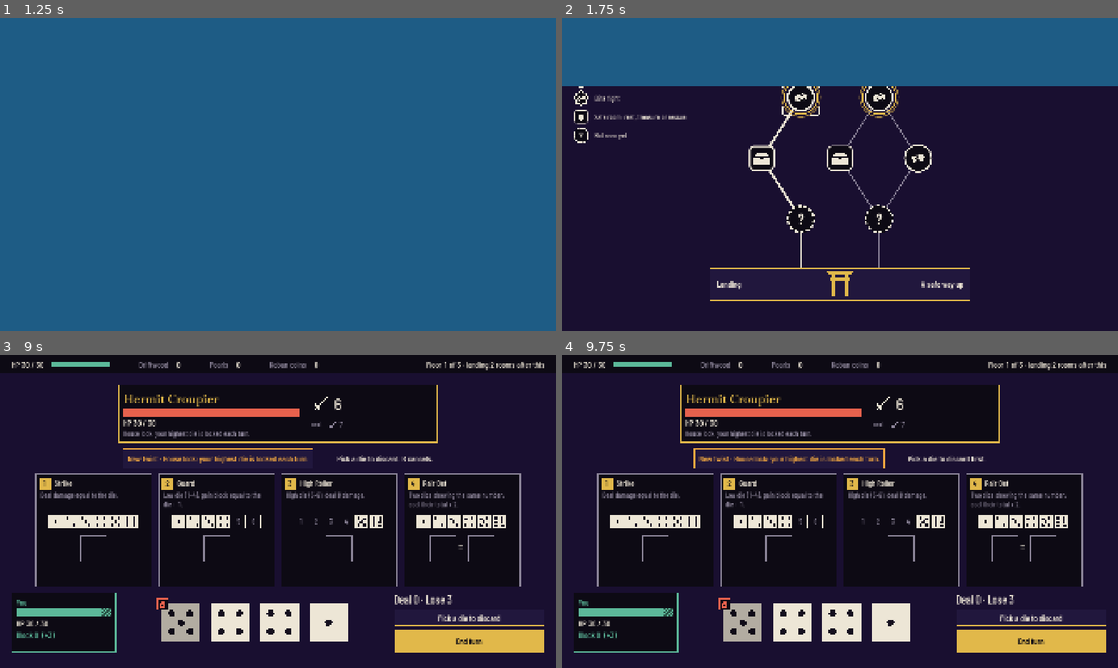
Above: before the commit, frames 1-4 (two rows, left to right).
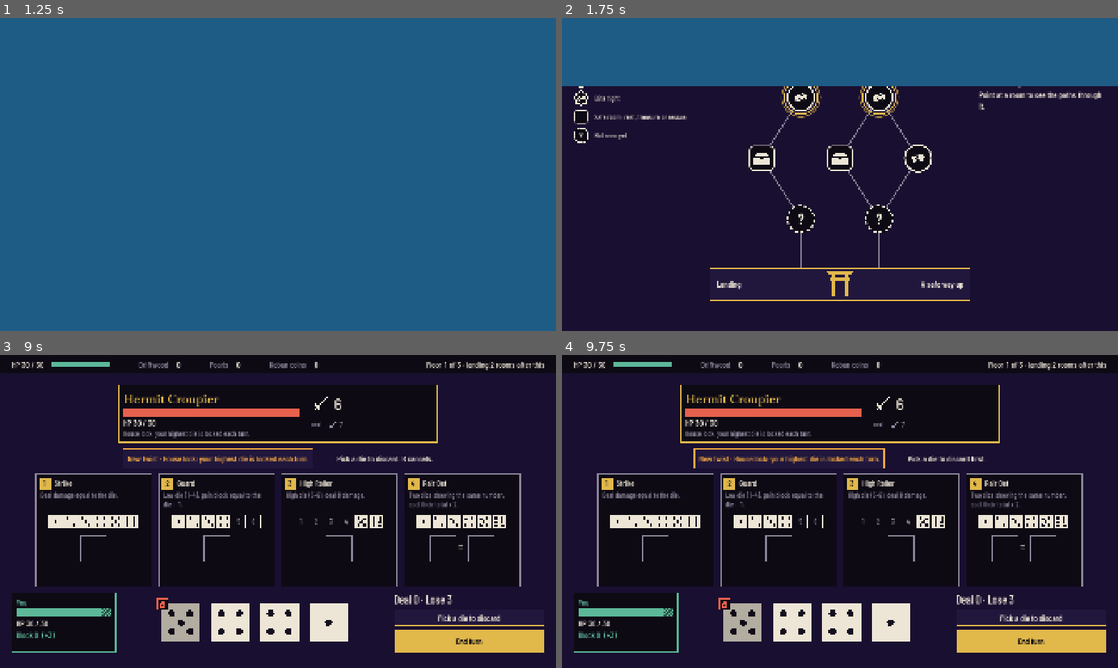
Above: after the commit, the same moments.

Repository: vantaloomin/saikoro-bay
Game: Godot game, scene res://game/boot/boot.tscn
Same seed, same stepped clock (60 frames per second), same inputs: the game is played once before the commit and once after it.
Inputs (mouse positions are in pixels of both pictures, inside the frame that each line leads up to):
- Up to frame 1 (1.25 s): click "Go down" at 0.5 s
- Up to frame 2 (1.75 s): click "Go down" at 1.25 s
- Up to frame 3 (9 s): tap Enter (ui_accept) at 2 s; drag from (239, 433) to (333, 442) at 2.02 s; click (94, 530) at 2.77 s; click (216, 530) at 3.52 s; click (339, 530) at 4.27 s; click (461, 530) at 5.02 s; click (183, 621) at 5.77 s; click (227, 621) at 6.52 s; click (278, 621) at 7.27 s; click (328, 621) at 8.02 s; click "Reroll (1 left)" at 8.75 s
- Up to frame 4 (9.75 s): click "Pick a die to discard" at 9.5 s

Frame 1 is identical in both runs. In frame 2, 0.6% of the frame differs, in the area x 3-97%, y 21-80%; in frame 3, less than 0.1%; in frame 4, nothing differs.

Commit message:
Map screen: Mara's review
Room results read as past events under 'Since your last stop' and show at
the next stop, the landing included, so a rest's heal can't read as a
preview. Hovering a room names the safest and riskiest paths through it
instead of ranges, and the map opens with focus on where you stand, so no
path is lit before you look. Lit paths glow; gold stays the walked path.
Rooms seen only through Foresight carry the giver's face chip. Surfacing
now shows what it leaves behind, the peek labels its rows, and the legend
shows the safe-room outline on its own.

Diff:
--- a/game/delve/delve.gd
+++ b/game/delve/delve.gd
@@ -77,6 +77,8 @@
 			DelveRun.Step.LANDING:
 				_show(_landing)
 				_landing.show_view(RunView.new(run))
+				_landing.show_notes(_notes)
+				_notes.clear()
 				return
 			DelveRun.Step.VAULT:
 				if run.vault == null:
@@ -120,17 +122,20 @@
 	var played: DiceRoom = run.room
 	RoomBot.new().play_room(played)
 	var gave: PackedStringArray = []
+	var found: PackedStringArray = []
 	for id: String in played.payout:
-		gave.append("+%d %s" % [played.payout[id], Game.data.row("resources", id)["name"]])
+		found.append("%d %s" % [played.payout[id], Game.data.row("resources", id)["name"]])
+	if not found.is_empty():
+		gave.append("found " + ", ".join(found))
 	var before: int = run.hp
 	if played.hp > before:
-		gave.append("+%d HP" % (played.hp - before))
+		gave.append("healed %d HP" % (played.hp - before))
 	elif played.hp < before:
-		gave.append("-%d HP" % (before - played.hp))
+		gave.append("lost %d HP to the tide" % (before - played.hp))
 	if played.room_id == DelveMap.RESCUE:
-		gave.append("the cage opened" if played.succeeded else "still caged: you'll find them again")
+		gave.append("the cage opened" if played.succeeded else "they're still caged; you'll find them again")
 	var room_name: String = Game.data.row("rooms", played.room_id)["name"]
-	_notes.append("%s: %s" % [room_name, ", ".join(gave) if not gave.is_empty() else "nothing"])
+	_notes.append("%s: %s" % [room_name, ", ".join(gave) if not gave.is_empty() else "nothing this time"])
 	PlaytestLog.log_event("room_played", {"room": played.room_id, "floor": run.floor_index, "row": run.row,
 		"payout": played.payout, "hp": played.hp, "opened": played.succeeded})
 
--- a/game/delve/map/landing_panel.gd
+++ b/game/delve/map/landing_panel.gd
@@ -29,6 +29,7 @@
 var _surface: Button
 var _deeper: Button
 var _hint: Label
+var _notes: Label
 
 
 ## A row of peeked rooms, drawn with the map's shapes.
@@ -64,16 +65,26 @@
 	_clear(_keep)
 	_clear(_risk)
 	_clear(_below)
-	_keep.add_child(_heading("Keep everything"))
+	_keep.add_child(_heading("Back to town with everything"))
 	for line: String in keep_lines(haul):
+		_keep.add_child(BoardStyle.label(line, BoardStyle.BODY))
+	_keep.add_child(_heading("You leave behind"))
+	for line: String in left_behind_lines(view.peek()):
 		_keep.add_child(BoardStyle.label(line, BoardStyle.BODY))
 	_risk.add_child(_heading("If you wash up, you keep"))
 	for line: String in risk_lines(haul):
 		_risk.add_child(BoardStyle.label(line, BoardStyle.BODY))
 	var peek: Dictionary = view.peek()
 	_below.add_child(_heading(below_text(peek)))
-	for row_types: Array in peek.get("rows", []) as Array:
-		_below.add_child(PeekRow.new(row_types))
+	var peek_rows: Array = peek.get("rows", []) as Array
+	for i: int in peek_rows.size():
+		var line: HBoxContainer = HBoxContainer.new()
+		line.add_theme_constant_override("separation", 16)
+		var row_label: Label = BoardStyle.label("Row %d" % (i + 1), BoardStyle.SMALL, BoardStyle.DIM)
+		row_label.custom_minimum_size = Vector2(70, 0)
+		line.add_child(row_label)
+		line.add_child(PeekRow.new(peek_rows[i] as Array))
+		_below.add_child(line)
 	var source: String = view.foresight_source()
 	if not source.is_empty():
 		var badge: HBoxContainer = HBoxContainer.new()
@@ -102,6 +113,30 @@
 	if lines.is_empty():
 		lines.append("Nothing yet")
 	return lines
+
+
+## The Surface side's cost: what's below that you won't reach this delve
+## (Mara, #29), so the safe choice has weight too.
+func left_behind_lines(peek: Dictionary) -> PackedStringArray:
+	var lines: PackedStringArray = []
+	var prize: Dictionary = peek.get("prize", {}) as Dictionary
+	if prize.has("rescue"):
+		lines.append("The caged %s waits for another delve" % _role(str(prize["rescue"])).to_lower())
+	if prize.has("vault"):
+		var vault_prize: Dictionary = prize["vault"] as Dictionary
+		if vault_prize.has("landmark"):
+			lines.append("Koban keeps the %s for now" % data.row("landmarks", str(vault_prize["landmark"]))["name"])
+		else:
+			lines.append("Koban keeps her vault for now")
+	if not peek.is_empty():
+		var floors_left: int = int(peek["floor"])
+		lines.append("Floor %d's loot" % (floors_left + 1))
+	return lines
+
+
+## What the rooms since the last stop gave, under the title.
+func show_notes(lines: PackedStringArray) -> void:
+	_notes.text = "" if lines.is_empty() else "Since your last stop: " + " · ".join(lines)
 
 
 ## The Deeper side: what a wash-up leaves you (Haul.halved), and who goes
@@ -244,6 +279,11 @@
 	add_child(_deeper)
 	_surface.focus_neighbor_right = _surface.get_path_to(_deeper)
 	_deeper.focus_neighbor_left = _deeper.get_path_to(_surface)
+	_notes = BoardStyle.label("", BoardStyle.SMALL, BoardStyle.DIM)
+	_notes.horizontal_alignment = HORIZONTAL_ALIGNMENT_CENTER
+	_notes.position = Vector2(0, 296)
+	_notes.size = Vector2(1920, 30)
+	add_child(_notes)
 	_hint = BoardStyle.label("", BoardStyle.BODY, BoardStyle.DIM)
 	_hint.horizontal_alignment = HORIZONTAL_ALIGNMENT_CENTER
 	_hint.position = Vector2(0, 790)
--- a/game/delve/map/map_node.gd
+++ b/game/delve/map/map_node.gd
@@ -49,11 +49,25 @@
 	type = new_type
 	state = new_state
 	# Every room you might still walk through can take focus, so a
-	# controller can read the paths too; rooms behind you can't.
-	focus_mode = Control.FOCUS_ALL if state in ["next", "open"] else Control.FOCUS_NONE
+	# controller can read the paths too, and so can the room you're at
+	# (where focus starts); other rooms behind you can't.
+	focus_mode = Control.FOCUS_ALL if state in ["next", "open", "current"] else Control.FOCUS_NONE
 	mouse_default_cursor_shape = Control.CURSOR_POINTING_HAND if state == "next" else Control.CURSOR_ARROW
 	tooltip_text = ""
 	queue_redraw()
+
+
+## Marks a room you see only thanks to Foresight with its giver's face
+## chip (KP-2).
+func set_foresight(villager_id: String, role: String) -> void:
+	var chip: FaceChip = FaceChip.new()
+	chip.villager_id = villager_id
+	chip.role = role
+	chip.custom_minimum_size = Vector2(34, 34)
+	chip.size = Vector2(34, 34)
+	chip.position = Vector2(SIZE - 22, -12)
+	chip.tooltip_text = "Seen with Foresight · %s" % role
+	add_child(chip)
 
 
 func _gui_input(event: InputEvent) -> void:
--- a/game/delve/map/map_paths.gd
+++ b/game/delve/map/map_paths.gd
@@ -73,11 +73,49 @@
 					n += 1
 			low = mini(low, n)
 			high = maxi(high, n)
-		if high == 0:
+		if high == 0 and not (kind[0] == DelveMap.FIGHT and paths.size() == 1):
 			continue
 		var count: String = str(high) if low == high else "%d-%d" % [low, high]
 		parts.append("%s %s" % [count, kind[1] if high == 1 else kind[2]])
 	return " · ".join(parts)
+
+
+## For the hover when paths through a room differ (Mara, #29): the safest
+## and the riskiest of them, as {"safest": summary, "riskiest": summary},
+## or {"only": summary} when every path holds the same rooms. Safest has
+## the fewest fights (an elite counts as two), then the most rests;
+## riskiest the most fights. Unseen rooms count as neither.
+static func extremes(rows: Array, paths: Array[Array]) -> Dictionary:
+	if paths.is_empty():
+		return {}
+	var safest: Array = paths[0]
+	var riskiest: Array = paths[0]
+	var distinct: Dictionary = {}
+	for p: Array in paths:
+		var single: Array[Array] = [p]
+		distinct[summary(rows, single)] = true
+		if _risk(rows, p) < _risk(rows, safest) or (_risk(rows, p) == _risk(rows, safest) and _count(rows, p, DelveMap.REST) > _count(rows, safest, DelveMap.REST)):
+			safest = p
+		if _risk(rows, p) > _risk(rows, riskiest):
+			riskiest = p
+	var safe_only: Array[Array] = [safest]
+	if distinct.size() == 1:
+		return {"only": summary(rows, safe_only)}
+	var risky_only: Array[Array] = [riskiest]
+	return {"safest": summary(rows, safe_only), "riskiest": summary(rows, risky_only)}
+
+
+## Fights on a path, an elite counting as two.
+static func _risk(rows: Array, p: Array) -> int:
+	return _count(rows, p, DelveMap.FIGHT) + 2 * _count(rows, p, DelveMap.ELITE)
+
+
+static func _count(rows: Array, p: Array, type: String) -> int:
+	var n: int = 0
+	for cell: Vector2i in p:
+		if (rows[cell.x] as Array)[cell.y]["type"] == type:
+			n += 1
+	return n
 
 
 static func _walk(rows: Array, cell: Vector2i, so_far: Array, out: Array[Array]) -> void:
--- a/game/delve/map/map_view.gd
+++ b/game/delve/map/map_view.gd
@@ -40,7 +40,12 @@
 		var font: Font = get_theme_default_font()
 		for i: int in LEGEND.size():
 			var y: float = i * 64.0
-			MapGlyphs.draw_room(self, Rect2(0, y, 52, 52), LEGEND[i][0] as String, BoardStyle.INK, 3.0)
+			var rect: Rect2 = Rect2(0, y, 52, 52)
+			if LEGEND[i][0] == DelveMap.REST:
+				# The category only: a plain rounded square.
+				MapGlyphs.draw_outline(self, rect, DelveMap.REST, BoardStyle.INK, 3.0)
+			else:
+				MapGlyphs.draw_room(self, rect, LEGEND[i][0] as String, BoardStyle.INK, 3.0)
 			draw_string(font, Vector2(72, y + 36), LEGEND[i][1] as String, HORIZONTAL_ALIGNMENT_LEFT, -1, BoardStyle.SMALL, BoardStyle.INK)
 
 
@@ -58,6 +63,7 @@
 var _prize: String = ""
 
 var _title: Label
+var _entrance: Control
 var _room_name: Label
 var _summary: Label
 var _notes: Label
@@ -93,22 +99,29 @@
 			var cell: Vector2i = Vector2i(r, room["col"] as int)
 			var n: MapNode = MapNode.new()
 			n.set_room(cell, room["type"] as String, room["state"] as String)
+			if room.get("foresight", false) and not view.foresight_source().is_empty():
+				var source: String = view.foresight_source()
+				n.set_foresight(source, str(data.row("villagers", source)["role"]) if data.has_row("villagers", source) else source)
 			n.position = node_center(cell) - n.size / 2.0
 			n.picked.connect(_on_picked)
 			n.hovered.connect(_on_hovered)
 			_canvas.add_child(n)
 			_nodes[cell] = n
 	_guard_until = Time.get_ticks_msec() + GUARD_MS
-	var first: MapNode = _first_next()
-	if first != null:
-		first.grab_focus()
+	# Focus starts where you stand (the way in, or your room), so no path
+	# is lit before the player looks (Mara, #29).
+	var here: MapNode = _current()
+	if here != null:
+		here.grab_focus()
+	else:
+		_entrance.grab_focus()
 	_canvas.queue_redraw()
 
 
 ## What the rooms played since the last stop gave (the bot plays those
 ## rooms until their boards exist).
 func show_notes(lines: PackedStringArray) -> void:
-	_notes.text = "\n".join(lines)
+	_notes.text = "Since your last stop\n" + "\n".join(lines)
 	_notes.visible = not lines.is_empty()
 
 
@@ -119,13 +132,17 @@
 	return Vector2(x, ROW_Y0 + cell.x * ROW_GAP)
 
 
-func _first_next() -> MapNode:
+## The last room you walked into on this floor, or null at its start.
+func _current() -> MapNode:
+	var found: MapNode = null
 	var keys: Array = _nodes.keys()
 	keys.sort()
 	for cell: Vector2i in keys:
-		if _nodes[cell].state == "next":
-			return _nodes[cell]
-	return null
+		if _nodes[cell].state in ["visited", "current"]:
+			found = _nodes[cell]
+	if found != null:
+		found.focus_mode = Control.FOCUS_ALL
+	return found
 
 
 func _process(delta: float) -> void:
@@ -157,9 +174,9 @@
 func _set_lit(cell: Vector2i) -> void:
 	_lit_cells = {}
 	_lit_links = {}
-	if cell.x < 0 or not _nodes.has(cell):
-		_room_name.text = ""
-		_summary.text = "Pick a room in the next row. Point at any room to see the paths through it."
+	if cell.x < 0 or not _nodes.has(cell) or _nodes[cell].state in ["visited", "current"] and _is_here(cell):
+		_room_name.text = "Ways down"
+		_summary.text = "%s\nPoint at a room to see the paths through it." % paths_text(_paths)
 	else:
 		var n: MapNode = _nodes[cell]
 		_room_name.text = room_name(n.type)
@@ -168,7 +185,7 @@
 				var through: Array[Array] = MapPaths.through(_paths, cell)
 				_lit_cells = MapPaths.cells(through)
 				_lit_links = MapPaths.links(through)
-				_summary.text = "Through here: %s" % MapPaths.summary(_rows, through)
+				_summary.text = "Through here:\n%s" % paths_text(through)
 			"closed":
 				_summary.text = "Out of reach now."
 			_:
@@ -177,6 +194,25 @@
 		_nodes[c].lit = _lit_cells.has(c)
 	if _canvas != null:
 		_canvas.queue_redraw()
+
+
+## "Safest: 0 fights · 2 rests" and "Riskiest: 2 fights", or one line
+## when every path holds the same rooms.
+func paths_text(paths: Array[Array]) -> String:
+	var ends: Dictionary = MapPaths.extremes(_rows, paths)
+	if ends.is_empty():
+		return ""
+	if ends.has("only"):
+		return str(ends["only"])
+	return "Safest: %s\nRiskiest: %s" % [ends["safest"], ends["riskiest"]]
+
+
+func _is_here(cell: Vector2i) -> bool:
+	var here: MapNode = null
+	for c: Vector2i in _nodes:
+		if _nodes[c].state in ["visited", "current"] and (here == null or c.x > here.cell.x):
+			here = _nodes[c]
+	return here != null and here.cell == cell
 
 
 func room_name(type: String) -> String:
@@ -204,6 +240,20 @@
 	_canvas.position = Vector2((1920.0 - MAP_WIDTH) / 2.0, 0)
 	_canvas.draw.connect(_draw_canvas)
 	add_child(_canvas)
+	# The way in: where focus starts on a fresh floor.
+	_entrance = Control.new()
+	_entrance.focus_mode = Control.FOCUS_ALL
+	_entrance.custom_minimum_size = Vector2(160, 40)
+	_entrance.size = Vector2(160, 40)
+	_entrance.position = Vector2(MAP_WIDTH / 2.0 - 80, ENTRY_Y - 20)
+	_entrance.focus_entered.connect(func() -> void:
+		_set_lit(Vector2i(-1, -1))
+		_entrance.queue_redraw())
+	_entrance.focus_exited.connect(_entrance.queue_redraw)
+	_entrance.draw.connect(func() -> void:
+		if _entrance.has_focus():
+			BoardStyle.draw_brackets(_entrance, Rect2(Vector2.ZERO, _entrance.size), BoardStyle.INK))
+	_canvas.add_child(_entrance)
 
 	var right: VBoxContainer = VBoxContainer.new()
 	right.add_theme_constant_override("separation", 16)
@@ -272,9 +322,9 @@
 	if from_state in walked and to_state in walked:
 		return [BoardStyle.GOLD, 7.0]
 	if from.x >= 0 and to.x >= 0 and _lit_links.has([from, to]):
-		return [BoardStyle.INK, 7.0]
+		return [BoardStyle.JADE, 7.0, true]
 	if to.x < 0 and _lit_cells.has(from):
-		return [BoardStyle.INK, 7.0]
+		return [BoardStyle.JADE, 7.0, true]
 	if from_state == "closed" or to_state == "closed":
 		return [Color(BoardStyle.DIM, 0.35), 3.0]
 	if to_state == "next" and (from.x < 0 or from_state in walked):
@@ -287,6 +337,12 @@
 
 
 func _draw_link(a: Vector2, b: Vector2, style: Array) -> void:
+	if style.size() > 2 and style[2]:
+		# A path you're looking at glows, so it never reads as the default
+		# links or the gold walked path.
+		_canvas.draw_line(a, b, Color(BoardStyle.JADE, 0.35), 22.0, true)
+		_canvas.draw_line(a, b, BoardStyle.JADE, 7.0, true)
+		return
 	_canvas.draw_line(a, b, style[0] as Color, style[1] as float, true)
 
 
--- a/sim/delve/run_view.gd
+++ b/sim/delve/run_view.gd
@@ -76,6 +76,7 @@
 ##   state        "visited", "current", "next" (you can walk in now),
 ##                "open" (still reachable later) or "closed" (cut off)
 ##   villager     the villager in a revealed rescue room
+##   foresight    true on a room you see only thanks to Foresight
 func rows() -> Array:
 	var f: int = _run.floor_index
 	var open: Dictionary = _open_rooms()
@@ -87,6 +88,8 @@
 			var entry: Dictionary = {"col": c, "links": rm.links.duplicate(), "type": HIDDEN, "state": _state(r, c, open)}
 			if _revealed(r):
 				entry["type"] = rm.type
+				if _run.foresight and r == _run.row + _run.reveal_rows:
+					entry["foresight"] = true
 				if rm.type == DelveMap.RESCUE:
 					entry["villager"] = _run.map.rescue_villager
 			row_rooms.append(entry)
--- a/tests/integration/test_delve_screen.gd
+++ b/tests/integration/test_delve_screen.gd
@@ -82,6 +82,15 @@
 	assert_eq(next, run.reachable())
 
 
+func test_focus_starts_where_you_stand_with_no_path_lit() -> void:
+	var run: DelveRun = _new_run()
+	var map: MapView = _screen(run).get("_map")
+	assert_eq(get_viewport().gui_get_focus_owner(), map._entrance, "the way in, not a room")
+	for cell: Vector2i in map._nodes:
+		assert_false(map._nodes[cell].lit)
+	assert_eq(map._room_name.text, "Ways down")
+
+
 func test_a_pick_right_after_the_map_appears_is_ignored() -> void:
 	var run: DelveRun = _new_run()
 	var screen: Control = _screen(run)
@@ -102,7 +111,7 @@
 	var map: MapView = _screen(run).get("_map")
 	map._on_hovered(Vector2i(1, 0), true)
 	assert_true(map._nodes[Vector2i(1, 0)].lit)
-	assert_string_starts_with(map._summary.text, "Through here: ")
+	assert_string_starts_with(map._summary.text, "Through here:")
 	map._on_hovered(Vector2i(1, 0), false)
 	assert_false(map._nodes[Vector2i(1, 0)].lit)
 
@@ -139,6 +148,8 @@
 func test_the_peek_names_the_next_floors_prize() -> void:
 	var landing: LandingPanel = LandingPanel.new()
 	landing.setup(Game.data)
+	assert_eq(landing.left_behind_lines({"floor": 1, "rows": [], "prize": {"rescue": "pearl_diver"}}),
+		PackedStringArray(["The caged pearl diver waits for another delve", "Floor 2's loot"]), "surfacing costs something too")
 	assert_eq(landing.below_text({"floor": 1, "rows": [], "prize": {"rescue": "shipwright"}}),
 		"Below: floor 2 · a caged villager (Shipwright)")
 	assert_eq(landing.below_text({"floor": 2, "rows": [], "prize": {"vault": {"landmark": "cafe"}}}),
--- a/tests/unit/test_map_paths.gd
+++ b/tests/unit/test_map_paths.gd
@@ -70,4 +70,31 @@
 	assert_true(links.has([Vector2i(0, 1), Vector2i(1, 1)]))
 	assert_true(links.has([Vector2i(1, 1), Vector2i(2, 0)]))
 	assert_eq(MapPaths.cells(through).size(), 3)
-	assert_eq(MapPaths.summary(rows, through), "1 elite · 1 rest · 1 treasure")
+	assert_eq(MapPaths.summary(rows, through), "0 fights · 1 elite · 1 rest · 1 treasure", "one path: no fights is worth saying")
+
+
+func test_differing_paths_name_the_safest_and_the_riskiest() -> void:
+	var rows: Array = _rows([
+		[["fight", "next", [0]], ["rest", "next", [0, 1]]],
+		[["elite", "open", [0]], ["rest", "open", [0]]],
+		[["treasure", "open", []]],
+	])
+	var ends: Dictionary = MapPaths.extremes(rows, MapPaths.all_paths(rows))
+	assert_eq(ends["safest"], "0 fights · 2 rests · 1 treasure")
+	assert_eq(ends["riskiest"], "1 fight · 1 elite · 1 treasure", "an elite counts as two fights")
+	var one: Array[Array] = MapPaths.through(MapPaths.all_paths(rows), Vector2i(0, 0))
+	assert_eq(MapPaths.extremes(rows, one), {"only": "1 fight · 1 elite · 1 treasure"})
+
+
+func test_rooms_seen_only_with_foresight_are_marked() -> void:
+	var perks: Array[Dictionary] = [{"perk": "foresight", "source": "shrine_keeper"}]
+	var run: DelveRun = DelveRun.create(data, 9, perks, VILLAGERS, LANDMARKS)
+	run.choose(run.reachable()[0])
+	var rows: Array = RunView.new(run).rows()
+	for r: int in rows.size():
+		for room: Dictionary in rows[r] as Array:
+			assert_eq(room.get("foresight", false), r == run.row + run.reveal_rows, "row %d" % r)
+	var plain: DelveRun = DelveRun.create(data, 9, [], VILLAGERS, LANDMARKS)
+	for row_rooms: Array in RunView.new(plain).rows():
+		for room: Dictionary in row_rooms:
+			assert_false(room.has("foresight"))
